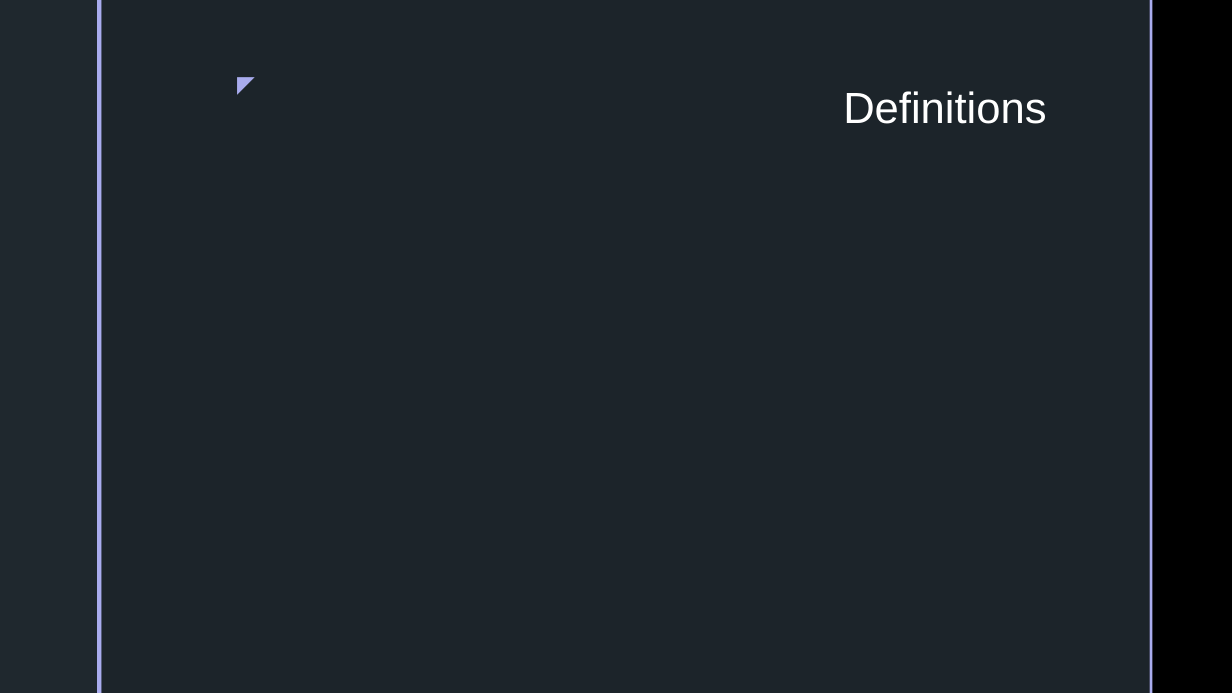
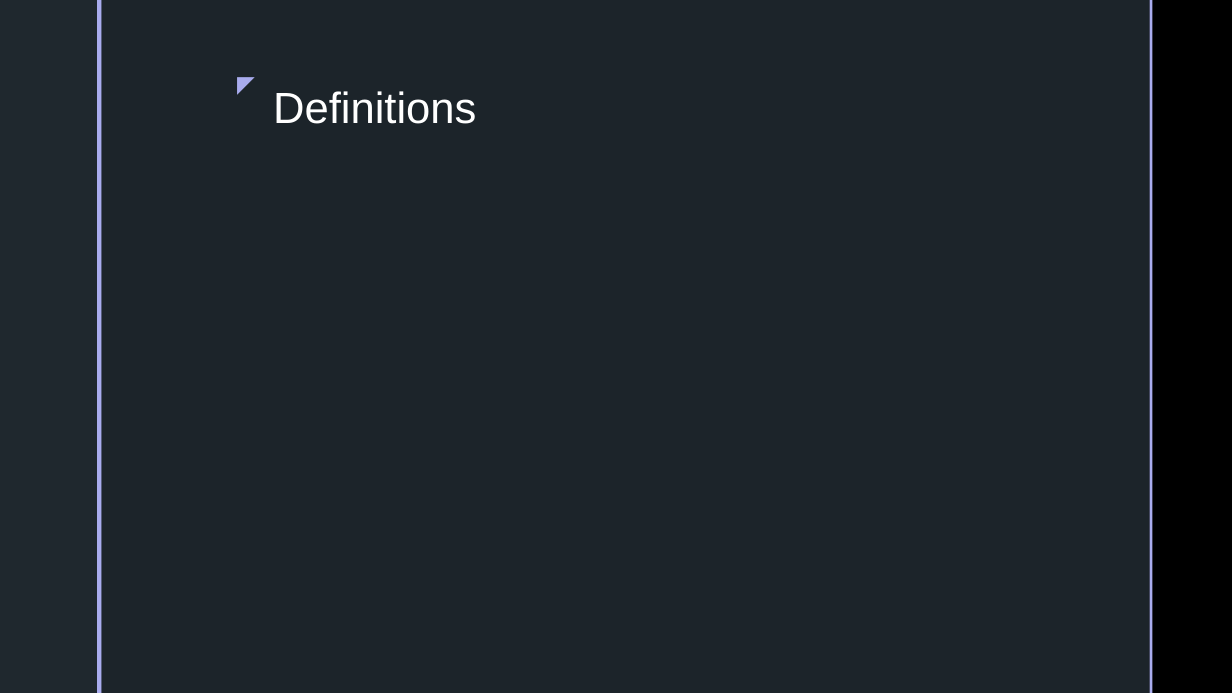
Before and after one commit to inkosi-codes/Covid-19-and-Low-Income-Communities, a slide deck: slide 7 of docs/Presentation/Power-Point.pptx (slide 6 before the commit). Drawn at 1232x693 pixels with LibreOffice and Linux fonts; fonts in the diff are those of the drawing; background and template pictures are left out. Boxes give left, top, right and bottom in pixels: in the first picture for what was removed or moved away, otherwise in the second. Text is boxed around its words. In the diff, an @@ line names an element or a change of style, - is before the commit and + after.

```diff
--- a/docs/Presentation/Power-Point.pptx
+++ b/docs/Presentation/Power-Point.pptx
@@ title "Definitions" at (273,91,476,124): alignment right to left @@
```
Also in this commit, not shown: 1 other slide changed, 5 slides added, 3 slides removed, 4 other files.
